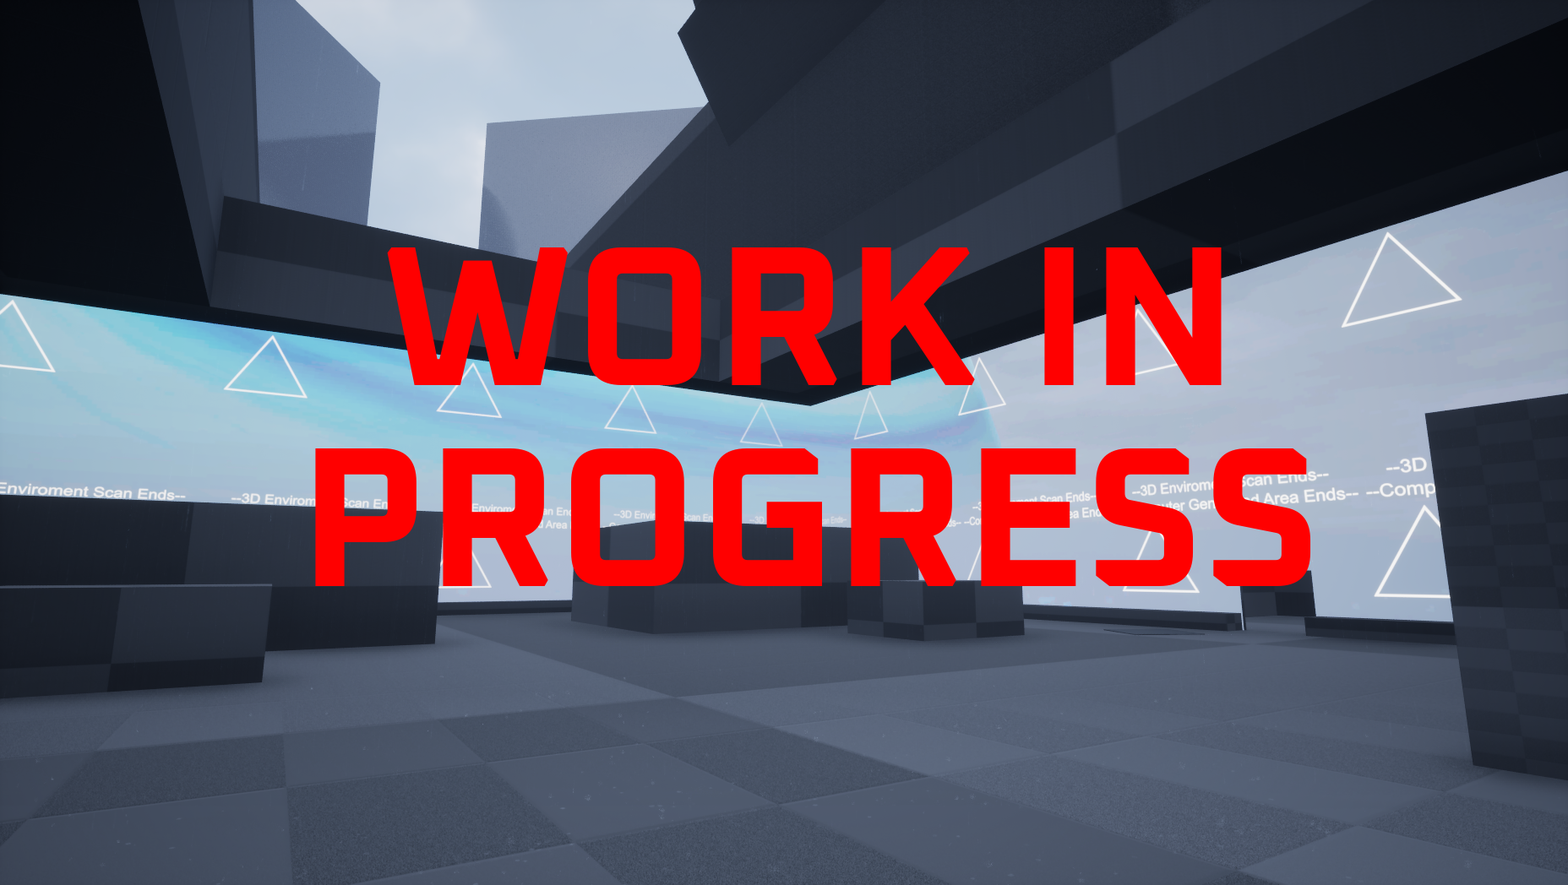
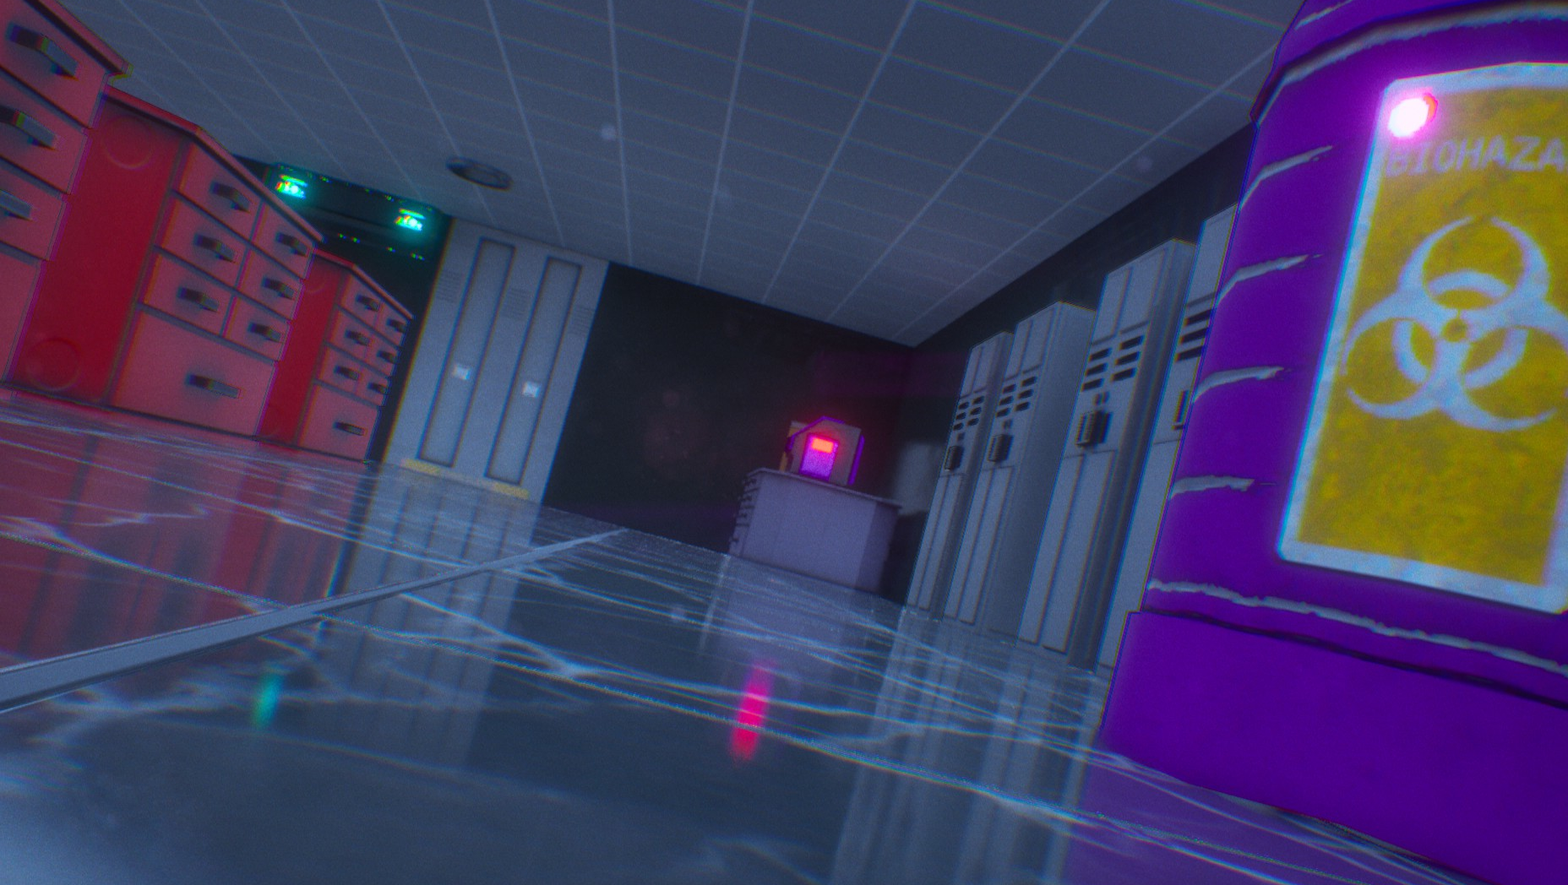
Two versions of the same layered image (1568x885). Layer-by-layer changes:
hid "WORK IN PROGRESS" over [315,247,1312,587]
added layer "T_CardinalMapPic.jpg" above "Text" over [0,0,1568,885]